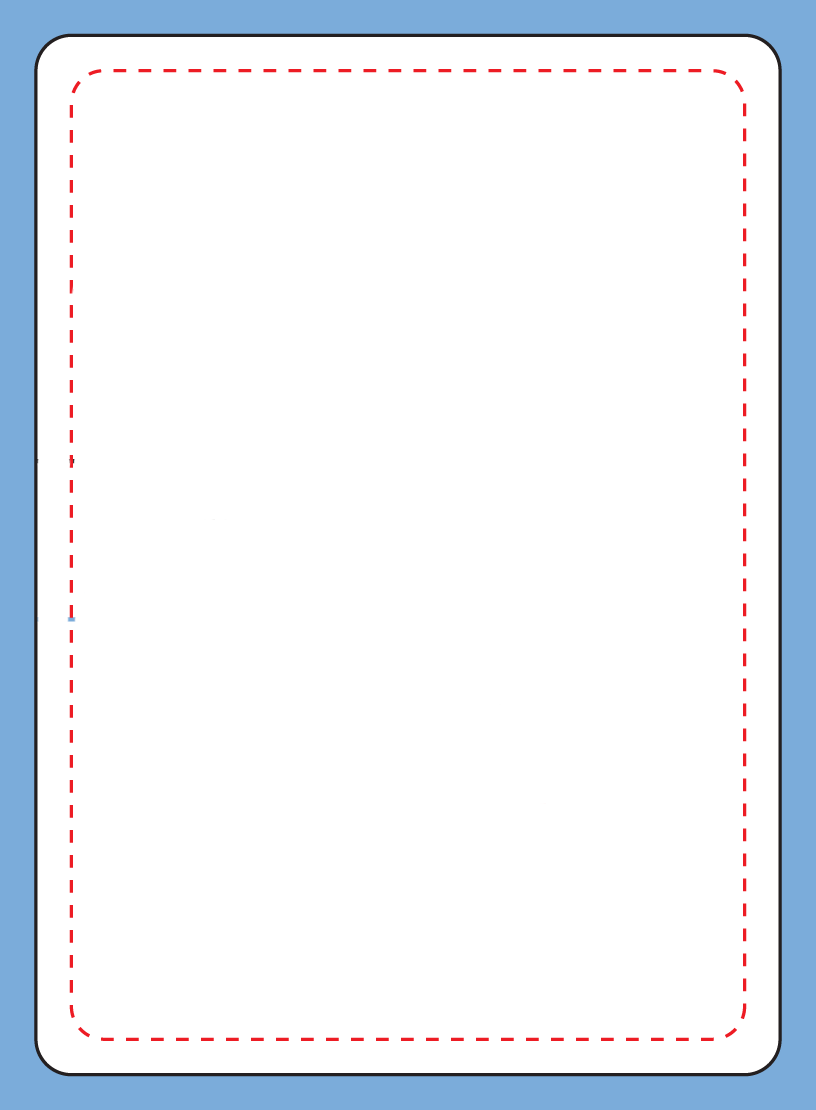
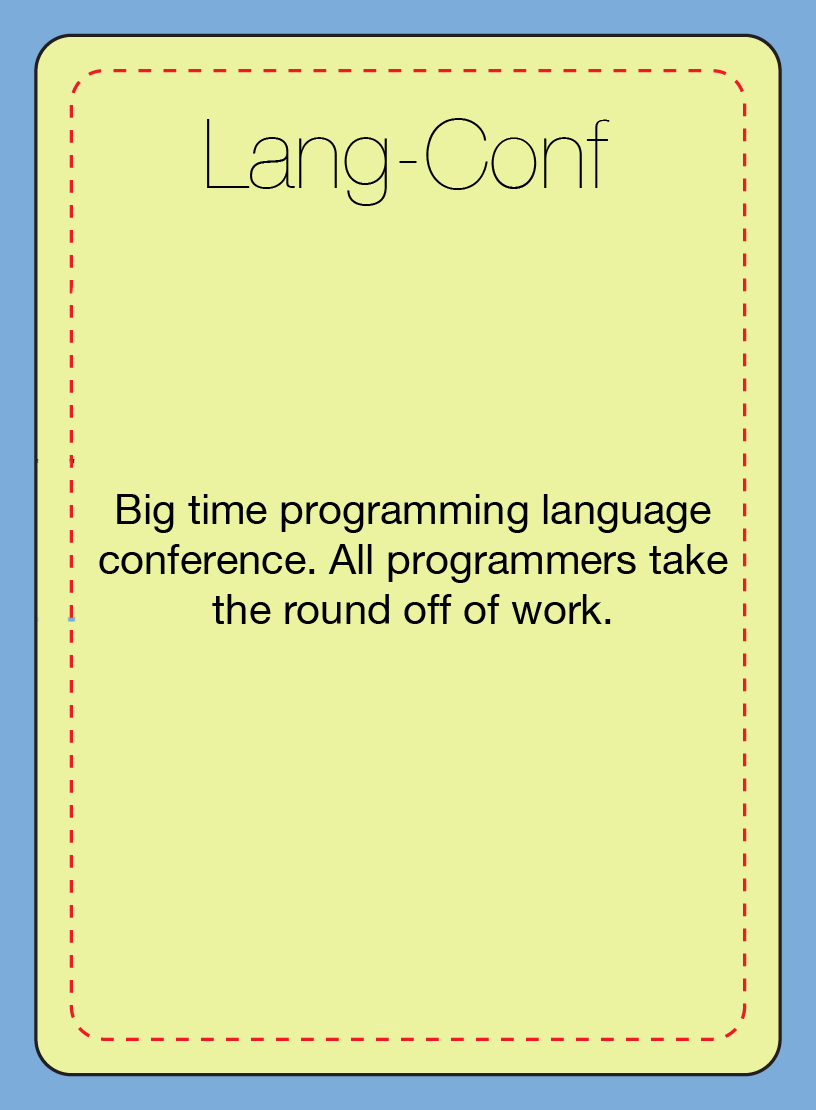
Layer changes from the first w=816, h=1110 image to the second:
showed group "Bonuses" (20 layers) over [37, 37, 779, 1073]
added group "Lang Conf" with 3 layers in group "Bonuses" over [37, 37, 779, 1073]
added layer "Big time programming language conference. All programmers take" in group "Lang Conf" over [99, 494, 728, 624]
added layer "Layer 11" (1st of 5, in "Bonuses" › "Lang Conf") in group "Lang Conf" over [37, 37, 779, 1073]
added group "Inspirational Video" (1st of 2, in "Bonuses") with 3 layers in group "Bonuses" over [37, 37, 779, 1073]
added layer "Inspirational Video" (2nd of 2, in "Bonuses" › "Inspirational Video") in group "Inspirational Video" over [76, 119, 740, 205]
added layer "Layer 11" (2nd of 5, in "Bonuses" › "Inspirational Video") in group "Inspirational Video" over [37, 37, 779, 1073]
added group "Energy Drink" (1st of 2, in "Bonuses") with 3 layers in group "Bonuses" over [37, 37, 779, 1073]
added layer "Keeps your programmer up all night long learning. Give a progra" in group "Energy Drink" over [126, 494, 698, 633]
added layer "Layer 11" (3rd of 5, in "Bonuses" › "Energy Drink") in group "Energy Drink" over [37, 37, 779, 1073]
added group "Lose Turn" with 3 layers in group "Bonuses" over [37, 37, 779, 1073]
added layer "Oops! Hosting, DNS, Email, Bug Reporting, Caching, Database, S" in group "Lose Turn" over [86, 494, 739, 724]
added layer "Layer 11" (4th of 5, in "Bonuses" › "Lose Turn") in group "Lose Turn" over [37, 37, 779, 1073]
added group "Gain Turn" with 3 layers in group "Bonuses" over [37, 37, 779, 1073]
added layer "Congratulations! An angel investor just took notice of your app" in group "Gain Turn" over [94, 494, 733, 683]
added layer "Angel Investor" in group "Gain Turn" over [107, 111, 710, 208]
added layer "Layer 11" (5th of 5, in "Bonuses" › "Gain Turn") in group "Gain Turn" over [37, 37, 779, 1073]
…and 4 more changes (4 added)
